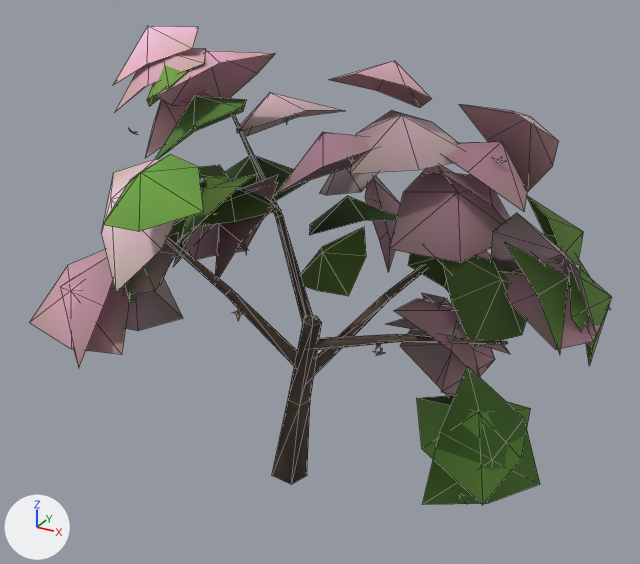
One commit to the glTF model public/ark/assets/v1/trees/apple-c.lod2.glb: the scene before it, then after it.
Both versions are drawn from a camera (50 mm lens) standing at (4.23, -6.98, 5.86) and looking at (0.26, 0.22, 2.26). Every picture has the same lights, and +X, +Y and +Z are marked at lower left. The first picture is the older version. Mesh edges are drawn as thin lines.
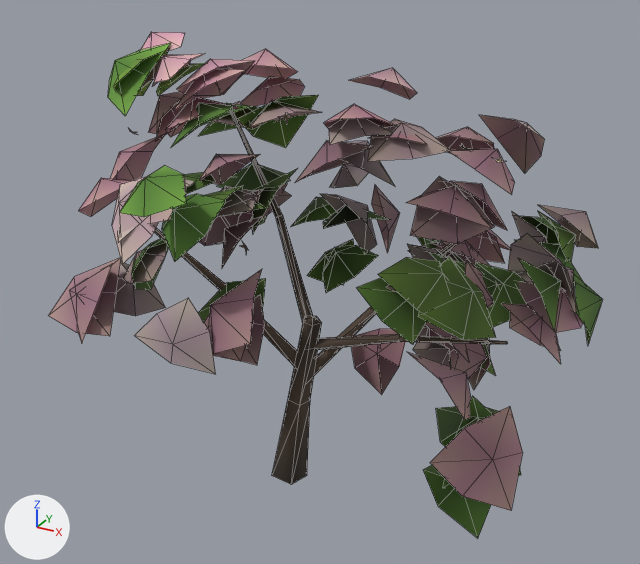
Pixel boxes (x1, y1, x2, y2) of what changed, in the pictures (640 x 564 px):
'Mesh_0', reshaped
    before: (29, 26, 611, 505)
    after: (48, 32, 603, 538)
part 1 of me_mesh_0, built on
    after: (78, 43, 598, 538)
part 2 of me_mesh_0, recoloured
    before: (29, 26, 611, 505)
    after: (48, 32, 603, 488)

The change, as a list of edits to the scene's bpy script:
```text
Change me_mesh_0:
    used by ob_mesh_0; location = (0.0, 0.0, 0.0)
    remove me_mesh_0.from_pydata(...)  # 739 vertices, 595 faces; spans x -2.21..2.97, y -2.0..2.64, z -0.02..4.67
    add me_mesh_0.from_pydata(...)  # 1208 vertices, 997 faces; spans x -1.99..2.89, y -1.9..2.51, z -0.02..4.61
    me_mesh_0 part 1: 371 vertices moved from x -2.21..2.97, y -2.0..2.64, z 0.82..4.67 to x -1.97..2.89, y -1.9..2.51, z 1.04..4.61; 469 vertices added at x -1.99..2.72, y -1.72..2.37, z 0.76..4.55
    me_mesh_0 part 2: 318 kept faces spanning x -1.97..2.89, y -1.9..2.51, z 1.04..4.61 get new vertex colours
```
